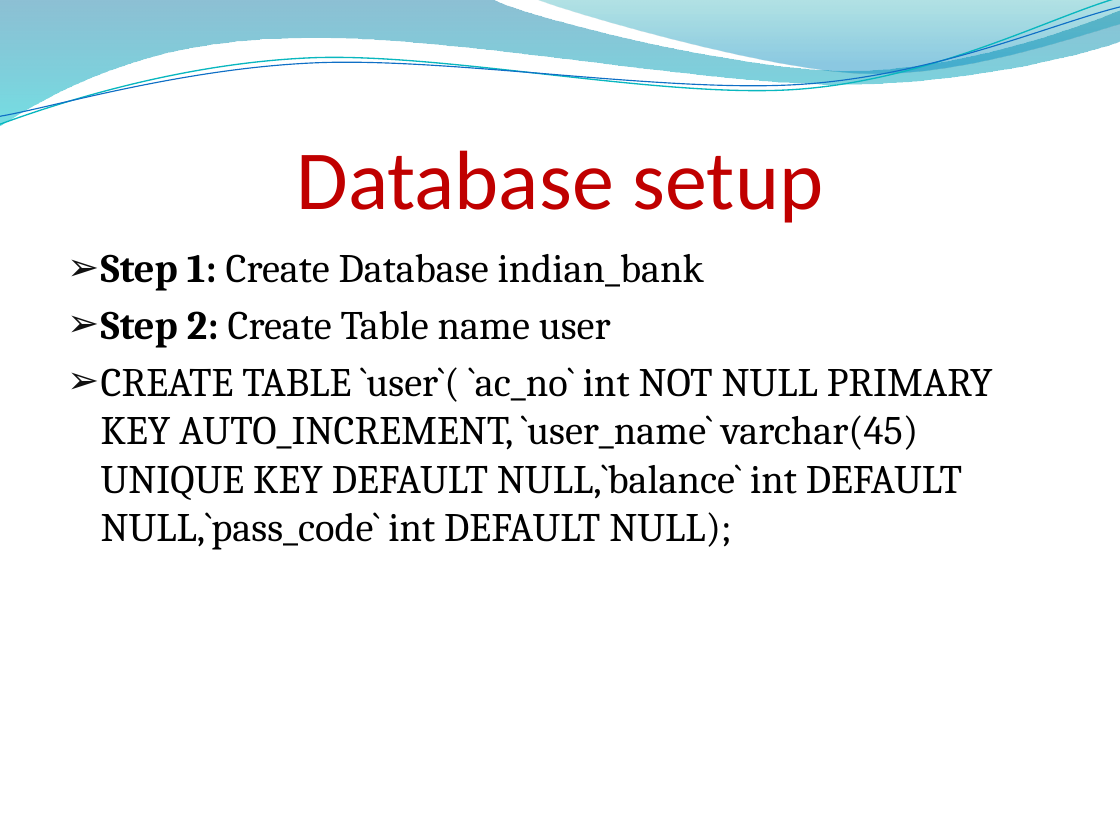
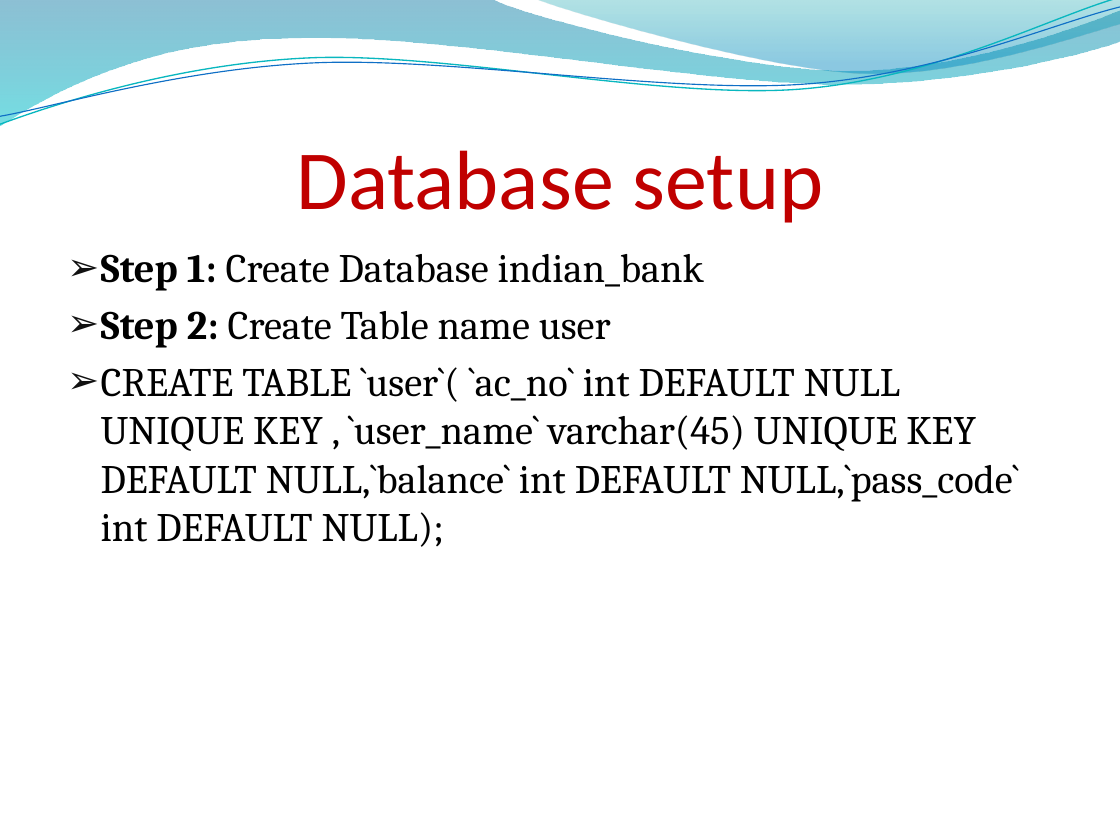
Before and after one commit to CPriyadarshini/Mini_Project, a slide deck: slide 12 of Mini_Project/Mini_Project Banking Application(C Priyadharshini).pptx. Drawn at 1120x840 pixels with LibreOffice and Linux fonts; fonts in the diff are those of the drawing; background and template pictures are left out. Boxes give left, top, right and bottom in pixels: in the first picture for what was removed or moved away, otherwise in the second. Text is boxed around its words. In the diff, an @@ line names an element or a change of style, - is before the commit and + after.

```diff
--- a/Mini_Project/Mini_Project Banking Application(C Priyadharshini).pptx
+++ b/Mini_Project/Mini_Project Banking Application(C Priyadharshini).pptx
@@ text at [101,367,1019,547]: text changed @@
-➢ CREATE TABLE `user`( `ac_no` int NOT NULL PRIMARY KEY AUTO_INCREMENT, `user_name` varchar(45) UNIQUE KEY DEFAULT NULL,`balance` int DEFAULT NULL,`pass_code` int DEFAULT NULL);
+➢ CREATE TABLE `user`( `ac_no` int DEFAULT NULL UNIQUE KEY , `user_name` varchar(45) UNIQUE KEY DEFAULT NULL,`balance` int DEFAULT NULL,`pass_code` int DEFAULT NULL);
```
Also in this commit, not shown: 1 other slide changed, 1 slide added.
